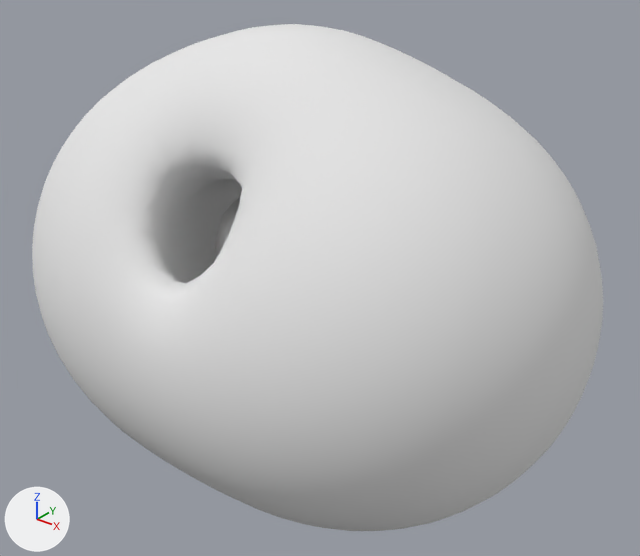
The OBJ model public/assets/mos/h2o/h2o_mo6.obj: old version first, new version second.
Camera for both pictures: a 50 mm camera at (4.87, -5.82, 3.41) aimed at (0.16, 0.07, -0.24). Every picture has the same lights, and +X, +Y and +Z are marked at lower left. Where no turn or scale is listed for an object, it has been applied to the vertices. Vertices at the same position are counted once.

The first picture shows 'h2o_mo6'.
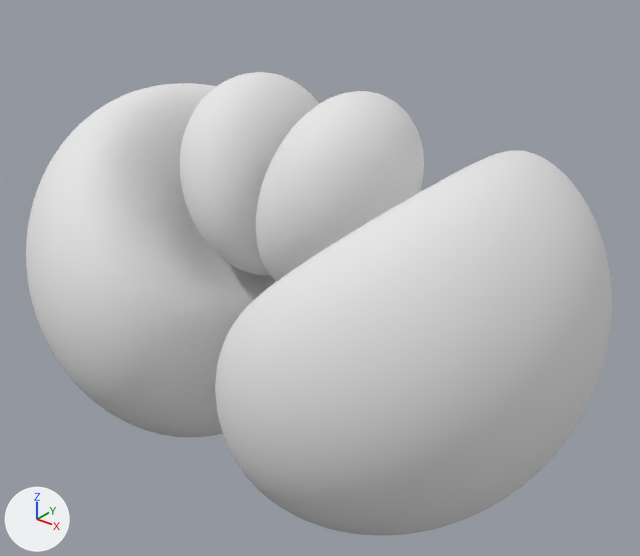
The change in detail:
me_h2o_mo6 is used by ob_h2o_mo6; location (0.0, 0.0, 0.0).
me_h2o_mo6 had 4024 vertices, 8024 faces and spanned x -2.78..2.78, y -2.02..2.01, z -2.36..2.07.
me_h2o_mo6 now has 19571 vertices, 39072 faces and spans x -2.85..2.85, y -1.94..1.94, z -2.2..1.59.
me_h2o_mo6 part 1: the loose piece of 3716 vertices spanning x -2.78..2.78, y -2.02..2.01, z -2.36..2.07 is rebuilt with 8053 vertices and now spans x 0.12..2.85, y -1.94..1.94, z -2.2..1.27.
me_h2o_mo6 part 2: a new loose piece of 8043 vertices spanning x -2.85..-0.12, y -1.94..1.94, z -2.2..1.27, in mat_vmd_mat_cindex_0 (white #e7e7e7).
me_h2o_mo6 part 3: a new loose piece of 1737 vertices spanning x -1.08..0.0, y -0.91..0.91, z -0.22..1.59, in mat_vmd_mat_cindex_1 (white #e7e7e7).
me_h2o_mo6 part 4: 307 vertices removed from x -0.69..0.68, y -0.9..0.9, z -0.54..0.62; 1737 vertices added at x 0.0..1.08, y -0.91..0.91, z -0.22..1.59.

Boxes [x1, y1, x2, y2] around the edits, measured in the pictures (640 x 556 px):
'h2o_mo6', reshaped (9% shorter): before [32, 24, 603, 531]; after [26, 72, 612, 535]
part 1 of me_h2o_mo6, rebuilt (30% narrower, 24% shorter): before [32, 24, 603, 531]; after [215, 150, 612, 535]
part 2 of me_h2o_mo6, added: after [26, 83, 277, 437]
part 3 of me_h2o_mo6, added: after [180, 72, 319, 275]
part 4 of me_h2o_mo6, built on: before [215, 196, 241, 256]; after [256, 91, 424, 281]
